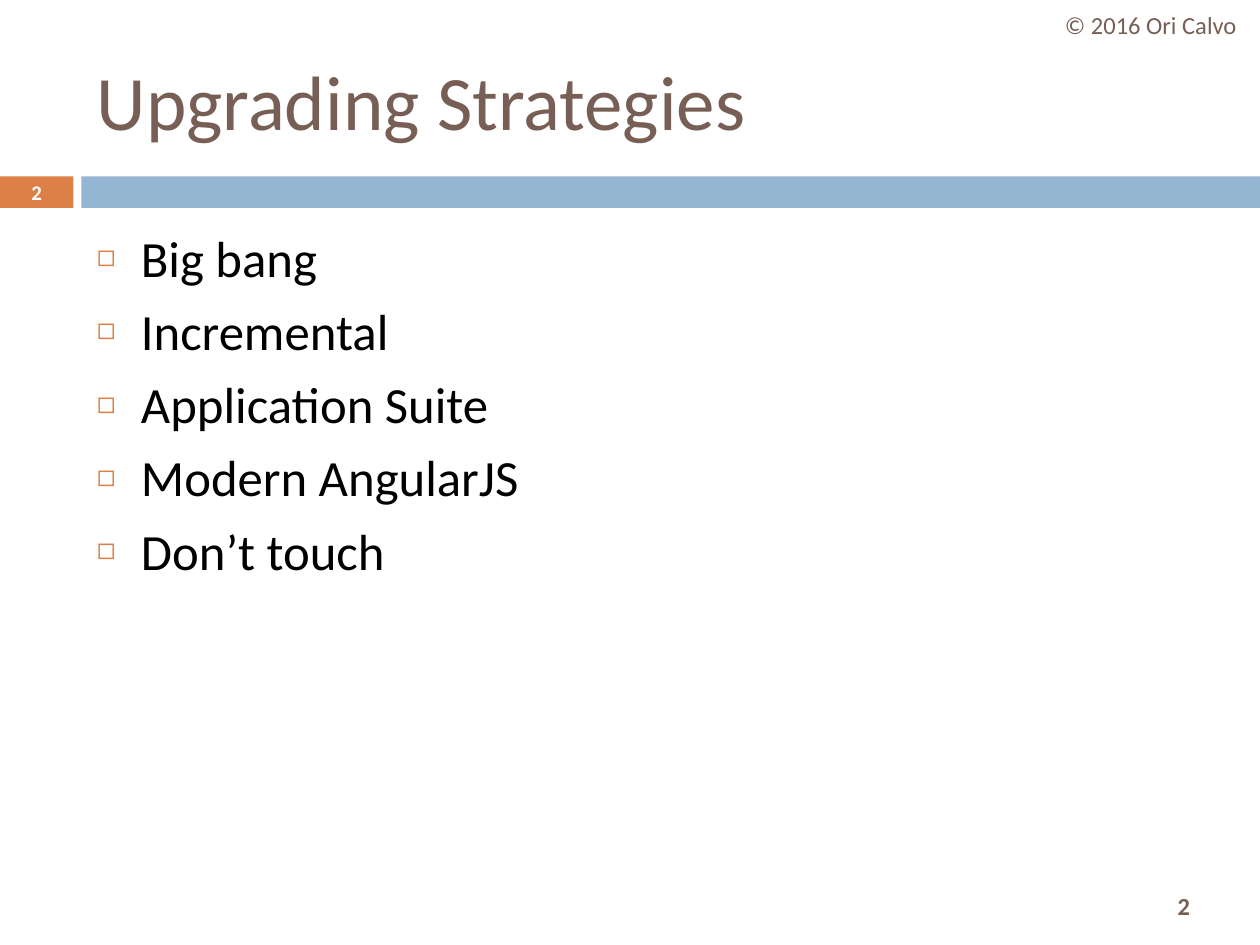
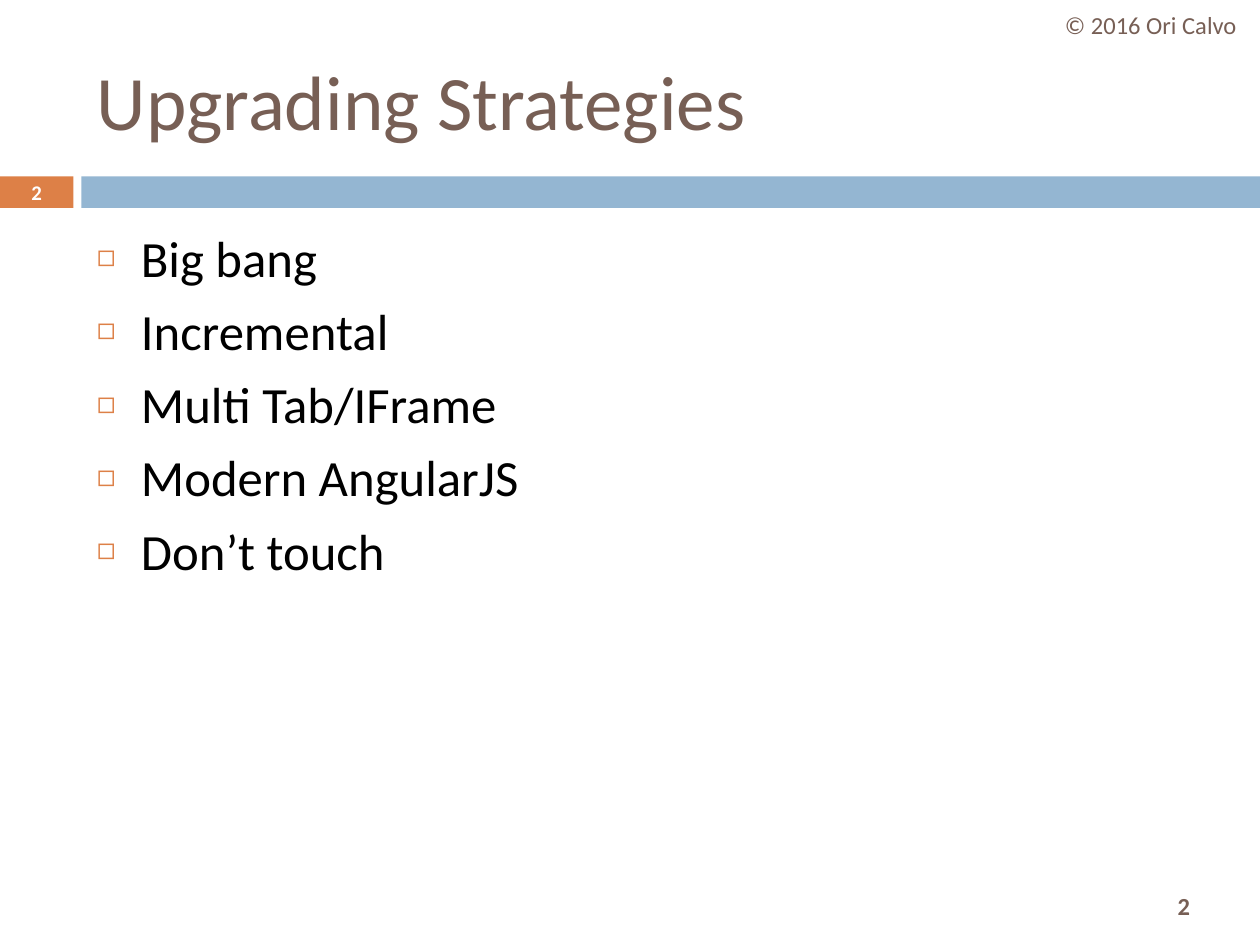
Before and after one commit to oricalvo/course-amdocs-angular, a slide deck: slide 2 of PPTs/11 NG Upgrade.pptx. Drawn at 1260x945 pixels with LibreOffice and Linux fonts; fonts in the diff are those of the drawing. Boxes give left, top, right and bottom in pixels: in the first picture for what was removed or moved away, otherwise in the second. Text is boxed around its words. In the diff, an @@ line names an element or a change of style, - is before the commit and + after.

```diff
--- a/PPTs/11 NG Upgrade.pptx
+++ b/PPTs/11 NG Upgrade.pptx
@@ text at bbox=[141, 387, 496, 425]: text changed @@
-◻ Application Suite
+◻ Multi Tab/IFrame
```
Also in this commit, not shown: 3 other slides changed, 16 slides added, 1 other file.
